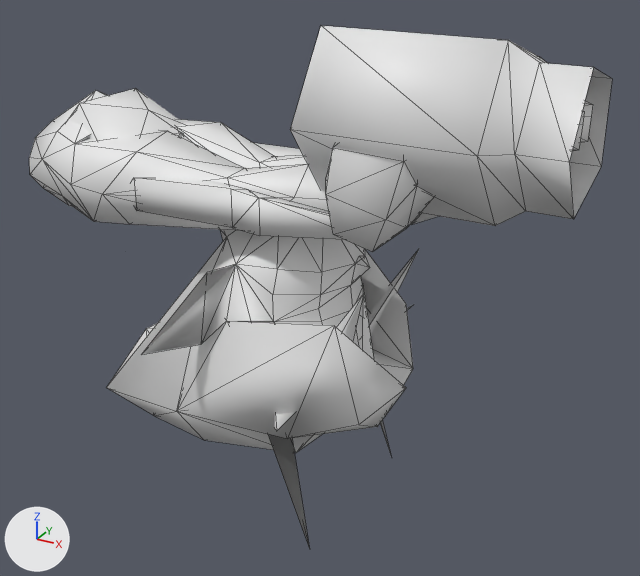
A saved change to the Blender file Aria_Example/Aria_Hiro_Child.blend.
Before and after are seen from a 50 mm camera at (3.22, -3.22, 1.1) aimed at (1.42, 0.06, -0.54). The axes (+X, +Y, +Z) are drawn at lower left. The lights are the same throughout. Mesh edges are drawn as thin lines. Materials are left out; every surface is plain grey.

Names of what the first picture shows: 'Bottle', 'riggedmesh'.
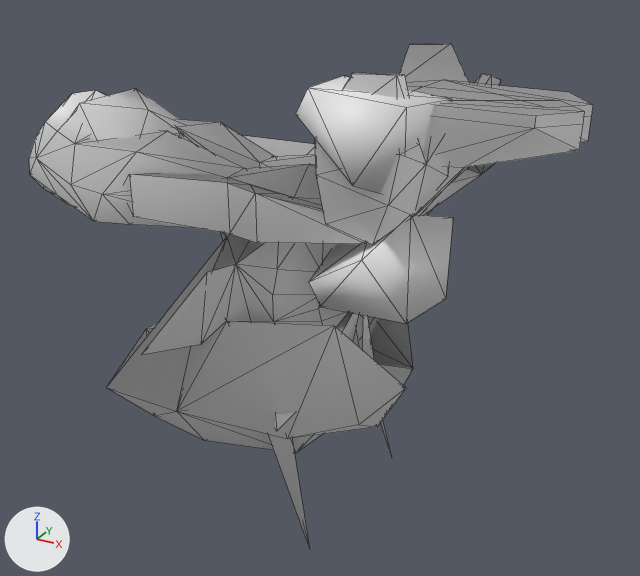
Where the newer file only moved an object's origin or applied its transform, the numbers keep the older frame.

Boxes (x1, y1, x2, y2) around the edits, measured in the pictures (640 x 576 px; the box of a moved part takes in the faces that stretch with it):
```json
{"object": "riggedmesh", "change": "reshaped, modifiers changed", "before": [29, 88, 593, 549], "after": [29, 43, 593, 549], "on screen": "10% taller"}
{"object": "Bottle", "change": "hidden", "before": [290, 26, 612, 226]}
{"object": "Fist.L", "change": "shown", "after": [309, 215, 453, 323]}
{"object": "Fist.R", "change": "shown", "after": [296, 76, 452, 194]}
{"part": 1, "of": "me_me_06002748", "change": "moved or reshaped", "before": [131, 143, 438, 252], "after": [124, 43, 500, 244]}
{"part": 2, "of": "me_me_06002748", "change": "moved or reshaped", "before": [29, 132, 93, 221], "after": [29, 90, 95, 221]}
```

Edits to the scene script, one JSON object a line:
```json
{"block": "me_me_06002748", "where": "# used by ob_riggedmesh; location = (0.0, 0.0, 0.0)"}
{"op": "remove", "block": "me_me_06002748", "code": "me_me_06002748.from_pydata(...)  # 335 vertices, 576 faces, 3 loose edges; spans x -0.08..2.55, y -0.72..0.7, z -1.65..0.46"}
{"op": "add", "block": "me_me_06002748", "code": "me_me_06002748.from_pydata(...)  # 338 vertices, 580 faces, 3 loose edges; spans x -0.08..2.55, y -0.72..0.7, z -1.65..0.56"}
{"block": "me_me_06002748", "change": "me_me_06002748 part 1: 79 vertices moved from x 0.74..2.24, y -0.39..0.44, z -0.15..0.46 to x 0.74..2.12, y -0.41..0.45, z -0.18..0.56"}
{"block": "me_me_06002748", "change": "me_me_06002748 part 2: 4 vertices moved from x 0.19..0.23, y -0.36..0.35, z -0.19..0.0 to x 0.16..0.19, y -0.36..0.35, z -0.19..0.0; 3 vertices added at x 0.08..0.09, y -0.21..0.2, z 0.13..0.23"}
{"block": "me_fist_l_me_06013ce0", "where": "# used by ob_fist_l; location = (0.0, 0.0, 0.0); rotation_euler = (1.571, 0.0, 0.0), in degrees (90, 0, 0)"}
{"op": "remove", "block": "me_fist_l_me_06013ce0", "code": "me_fist_l_me_06013ce0.from_pydata(...)  # 14 vertices, 24 faces; spans x 1.594..2.034, y -0.166..0.328, z 0.058..0.449"}
{"op": "add", "block": "me_fist_l_me_06013ce0", "code": "me_fist_l_me_06013ce0.from_pydata(...)  # 14 vertices, 24 faces; spans x 1.549..2.078, y -0.442..-0.02, z -0.14..0.453"}
{"block": "me_fist_l_me_06013ce0", "change": "me_fist_l_me_06013ce0 part 3: 14 of 14 vertices moved; they spanned x 1.594..2.034, y -0.166..0.328, z 0.058..0.449 and now span x 1.549..2.078, y -0.442..-0.02, z -0.14..0.453; mean shift (0.0, -0.307, -0.191); largest move (1.655, 0.211, 0.449) -> (1.623, -0.442, 0.312)"}
{"block": "me_fist_l_me_06013ce0_001", "where": "# used by ob_fist_r; location = (0.0, 0.0, 0.0); rotation_euler = (1.571, 0.0, 0.0), in degrees (90, 0, 0)"}
{"op": "remove", "block": "me_fist_l_me_06013ce0_001", "code": "me_fist_l_me_06013ce0_001.from_pydata(...)  # 14 vertices, 24 faces; spans x 1.579..2.032, y -0.137..0.371, z -0.465..-0.064"}
{"op": "add", "block": "me_fist_l_me_06013ce0_001", "code": "me_fist_l_me_06013ce0_001.from_pydata(...)  # 14 vertices, 24 faces; spans x 1.533..2.077, y 0.055..0.464, z -0.085..0.524"}
{"block": "me_fist_l_me_06013ce0_001", "change": "me_fist_l_me_06013ce0_001 part 4: 14 of 14 vertices moved; they spanned x 1.579..2.032, y -0.137..0.371, z -0.465..-0.064 and now span x 1.533..2.077, y 0.055..0.464, z -0.085..0.524; mean shift (0.0, 0.23, 0.466); largest move (1.642, 0.25, -0.465) -> (1.609, 0.464, 0.379)"}
{"op": "add", "block": "ob_riggedmesh", "code": "_m = ob_riggedmesh.modifiers.new('Set Split Normals', 'NORMAL_EDIT')"}
{"op": "add", "block": "ob_riggedmesh", "code": "_m.use_direction_parallel = True"}
{"op": "set", "path": "ob_bottle.rotation_euler", "old": "(1.542, 0.0, 0.0)", "new": "(0.0, 0.0, 0.0)", "note": "degrees (88, 0, 0) -> degrees (0, 0, 0)"}
{"op": "set", "path": "ob_bottle.scale", "old": "(0.00103, 0.00103, 0.00103)", "new": "(1.0, 1.0, 1.0)"}
{"op": "set", "path": "ob_bottle.location", "old": "(0.0, -0.015, 0.0)", "new": "(0.0, 0.0, 0.0)"}
{"op": "add", "block": "ob_bottle", "code": "ob_bottle.hide_viewport = True"}
{"op": "remove", "block": "ob_fist_l", "code": "ob_fist_l.hide_viewport = True"}
{"op": "remove", "block": "ob_fist_r", "code": "ob_fist_r.hide_viewport = True"}
```
